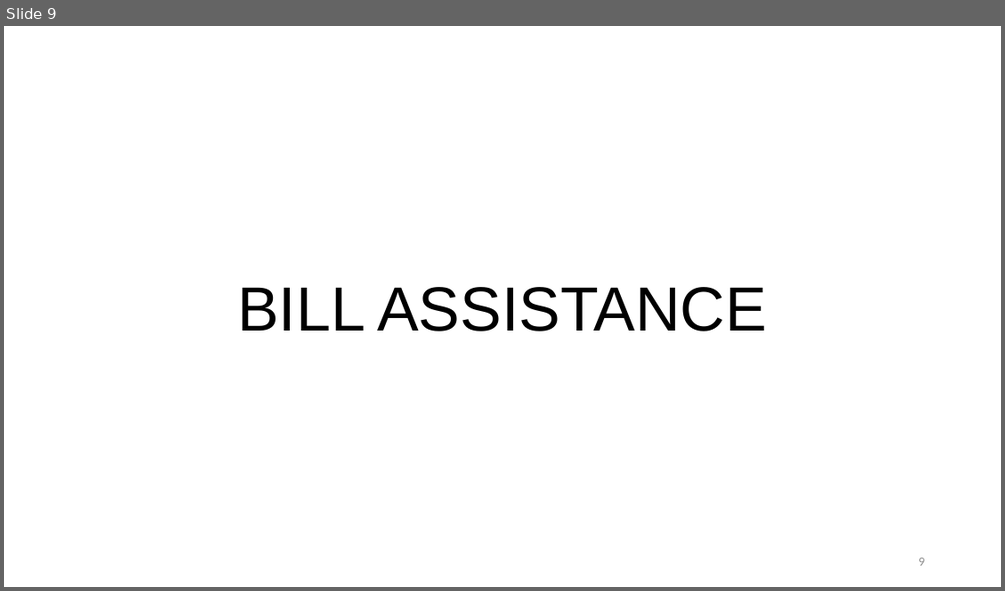
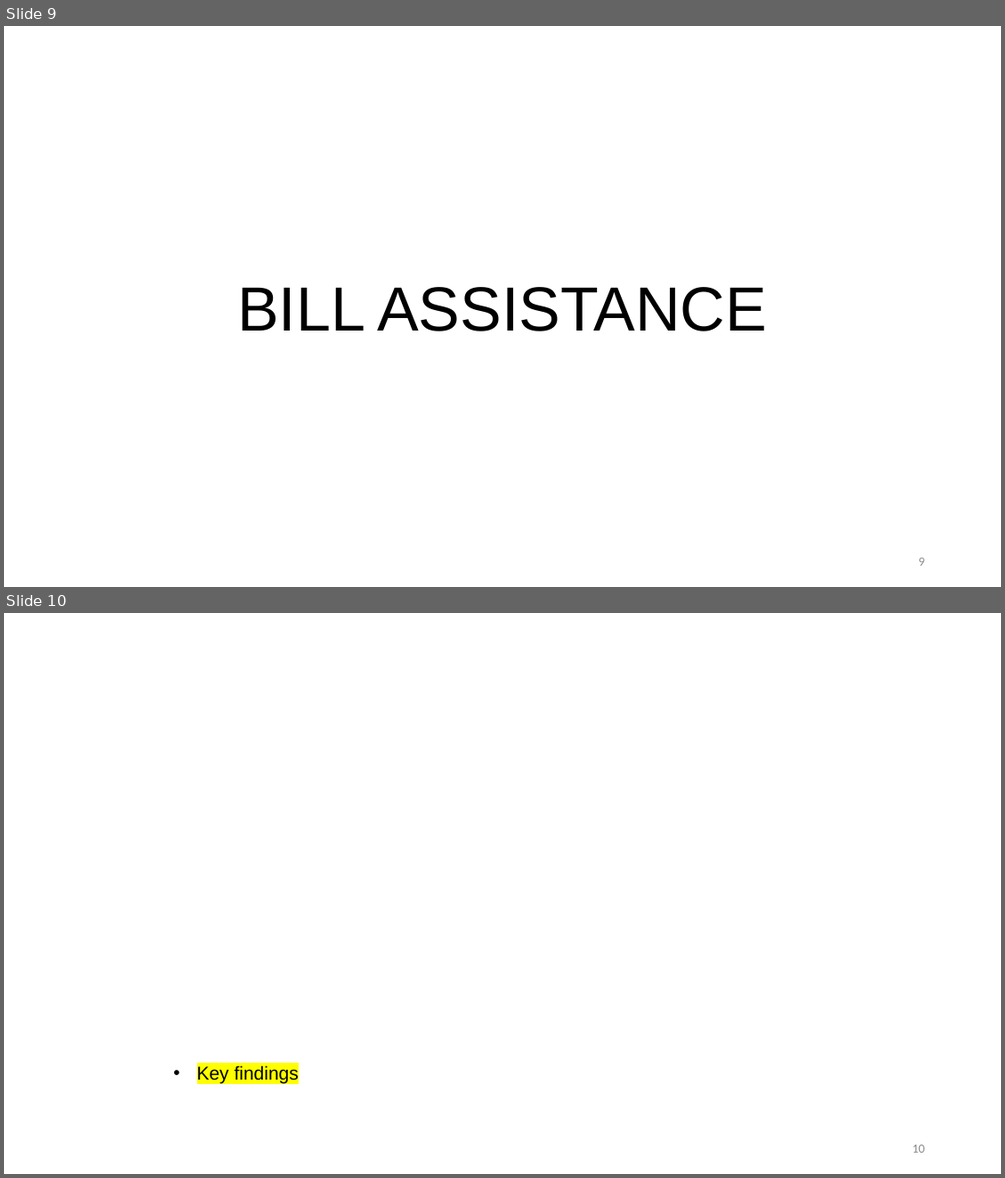
Before and after one commit to pmason314/nwec, a slide deck: nwec/utility_reporting/analysis/200281 Analysis Template.pptx. Shown one above the other, each under a label of ours: slide 9 before the commit, slides 9 and 10 after it. The pictures are 1005x591 and 1005x1178 pixels, drawn with LibreOffice and Linux fonts; fonts in the diff are those of the drawing. Boxes give left, top, right and bottom in pixels: in the first picture for what was removed or moved away, otherwise in the second. Text is boxed around its words. In the diff, an @@ line names an element or a change of style, - is before the commit and + after.

```diff
--- a/nwec/utility_reporting/analysis/200281 Analysis Template.pptx
+++ b/nwec/utility_reporting/analysis/200281 Analysis Template.pptx
@@ slide 10 added at (x1=4, y1=613, x2=1001, y2=1174), background #FFFFFF @@
@@ text added at (x1=197, y1=1065, x2=299, y2=1083), 18 pt, text #000000 @@
+• Key findings
@@ page number added at (x1=912, y1=1144, x2=924, y2=1152), 12 pt, text #8C8C8C @@
+10
```
Also in this commit, not shown: 1 slide changed, 1 other slide added, 2 slides removed, 14 other files.
